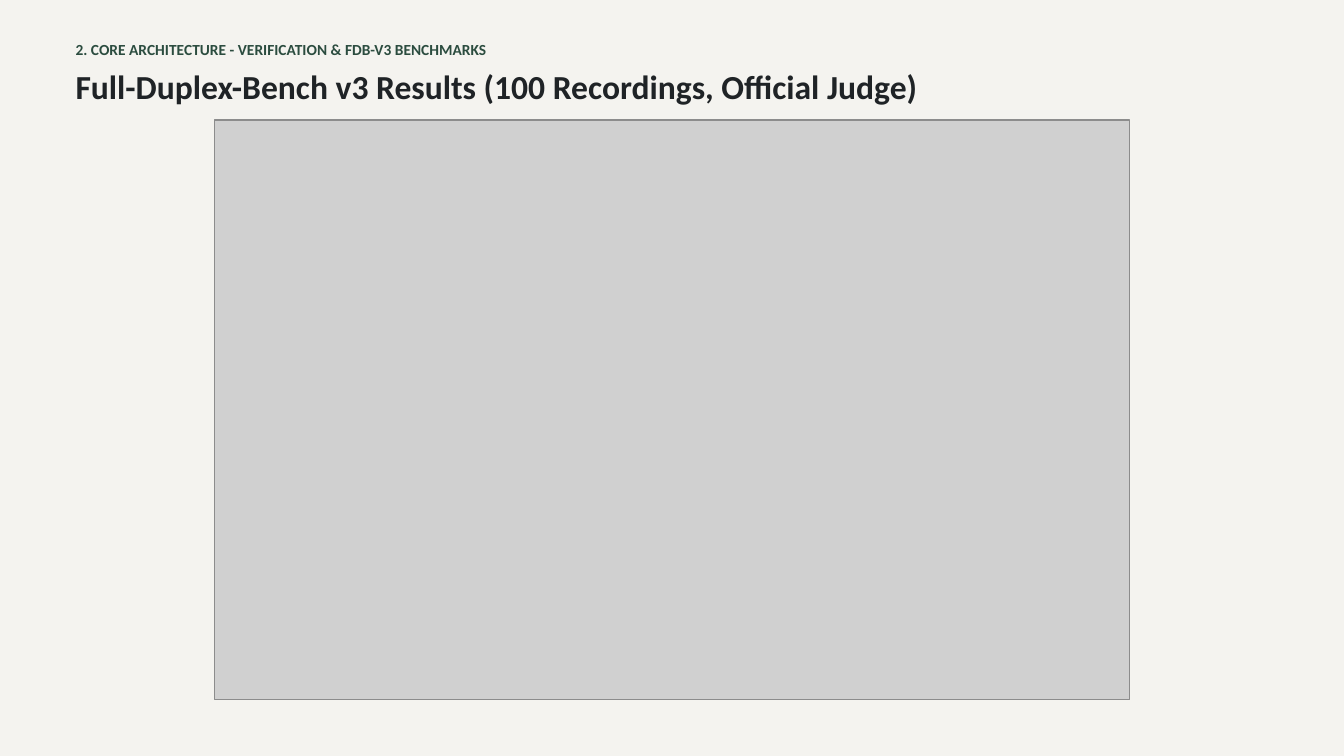
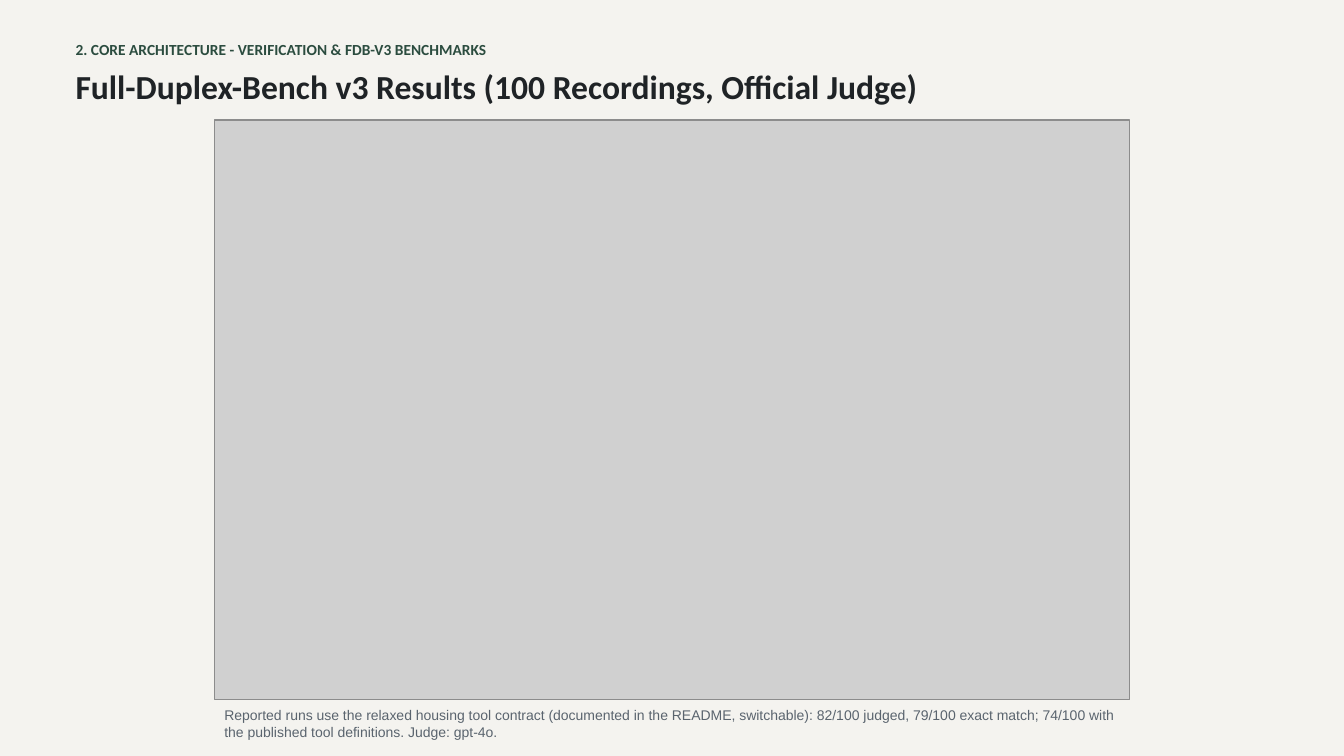
Before and after one commit to AdithyaSanthosh-P/Janus, a slide deck: slide 9 of VITVellore_AICA.pptx. Drawn at 1344x756 pixels with LibreOffice and Linux fonts; fonts in the diff are those of the drawing; grey boxes stand for pictures. Boxes give left, top, right and bottom in pixels: in the first picture for what was removed or moved away, otherwise in the second. Text is boxed around its words. In the diff, an @@ line names an element or a change of style, - is before the commit and + after.

```diff
--- a/VITVellore_AICA.pptx
+++ b/VITVellore_AICA.pptx
@@ text added at (x1=224, y1=710, x2=1114, y2=740), 10 pt, text #5A646E @@
+Reported runs use the relaxed housing tool contract (documented in the README, switchable): 82/100 judged, 79/100 exact match; 74/100 with the published tool definitions. Judge: gpt-4o.
```
Also in this commit, not shown: 7 other slides changed.
